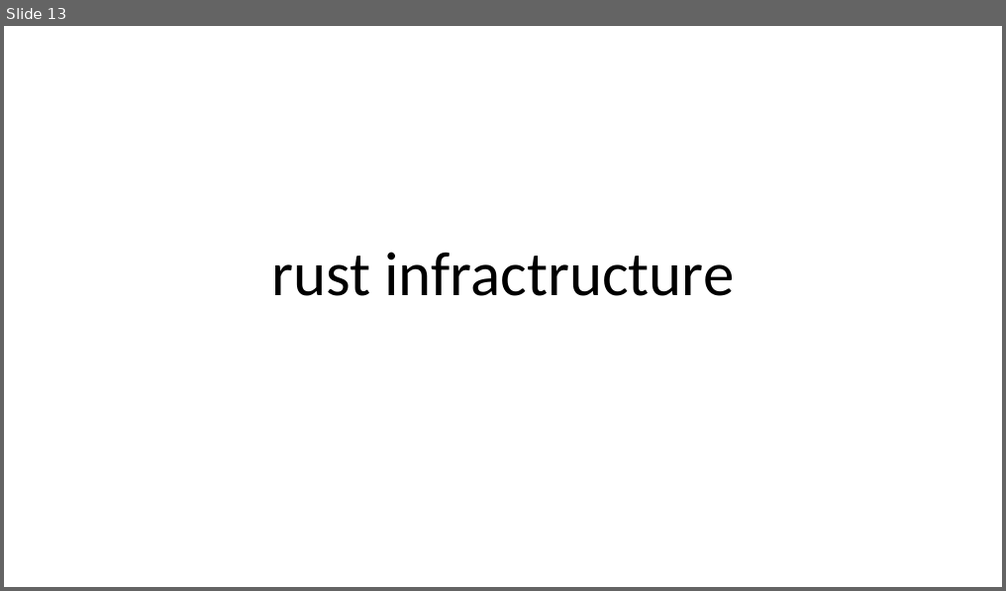
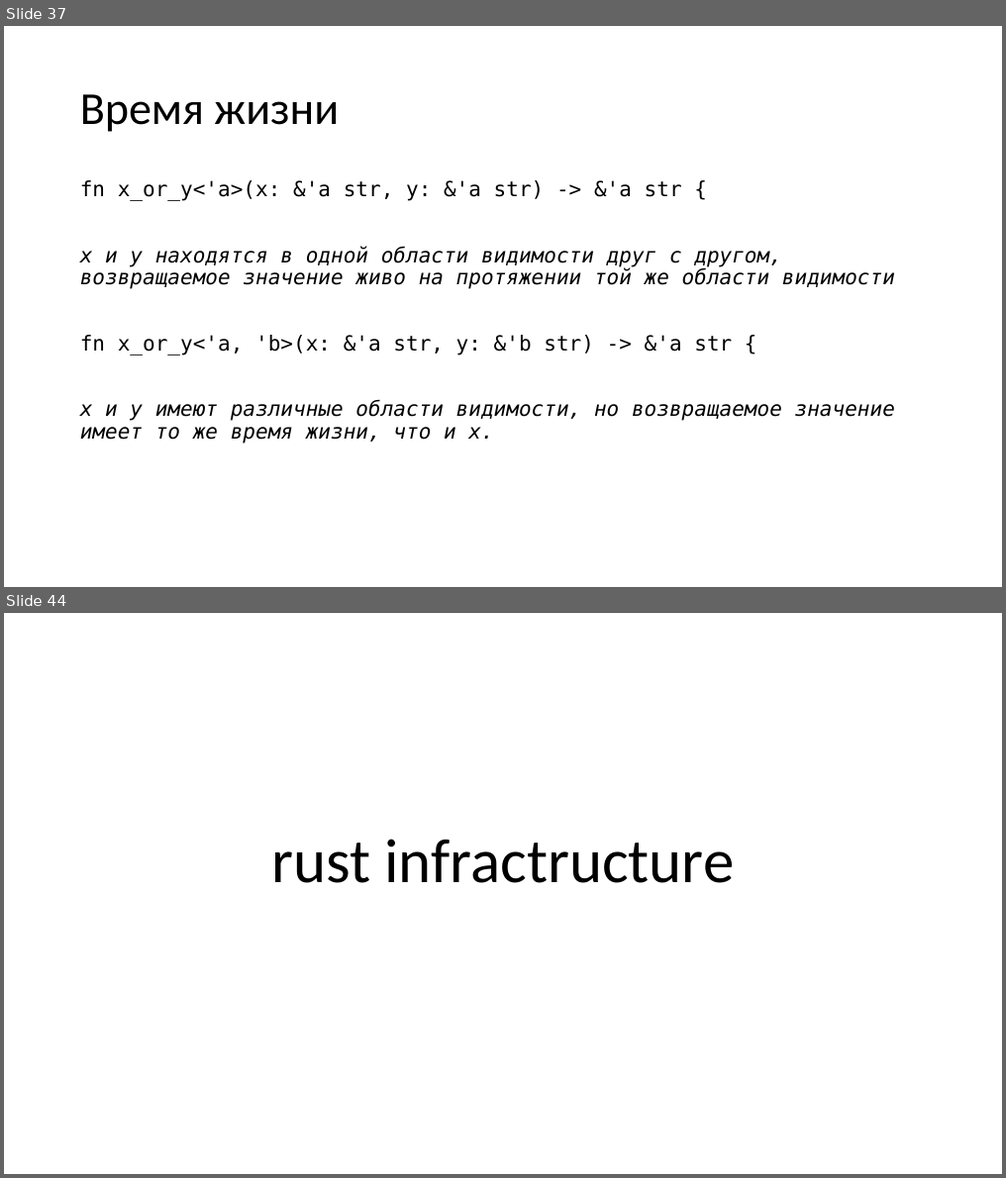
Before and after one commit to AGanyushkin/teraflops, a slide deck: conf_rust.pptx. Shown one above the other, each under a label of ours: slide 13 before the commit, slides 37 and 44 after it; the slides between them are not shown. The pictures are 1006x591 and 1006x1178 pixels, drawn with LibreOffice and Linux fonts; fonts in the diff are those of the drawing. Boxes give left, top, right and bottom in pixels: in the first picture for what was removed or moved away, otherwise in the second. Text is boxed around its words. In the diff, an @@ line names an element or a change of style, - is before the commit and + after.

```diff
--- a/conf_rust.pptx
+++ b/conf_rust.pptx
@@ slide 37 added at bbox=[4, 26, 1002, 587], background #FFFFFF @@
@@ title added at bbox=[80, 94, 339, 132], 44 pt, text #000000 @@
+Время жизни
@@ text added at bbox=[80, 180, 895, 444], 20 pt, text #000000, italic @@
+fn x_or_y<'a>(x: &'a str, y: &'a str) -> &'a str {
+x и y находятся в одной области видимости друг с другом, возвращаемое значение живо на протяжении той же области видимости
+fn x_or_y<'a, 'b>(x: &'a str, y: &'b str) -> &'a str {
+x и y имеют различные области видимости, но возвращаемое значение имеет то же время жизни, что и x.
@@ what was slide 13 is now slide 44 @@
```
Also in this commit, not shown: 1 slide changed, 34 other slides added, 4 slides removed.
